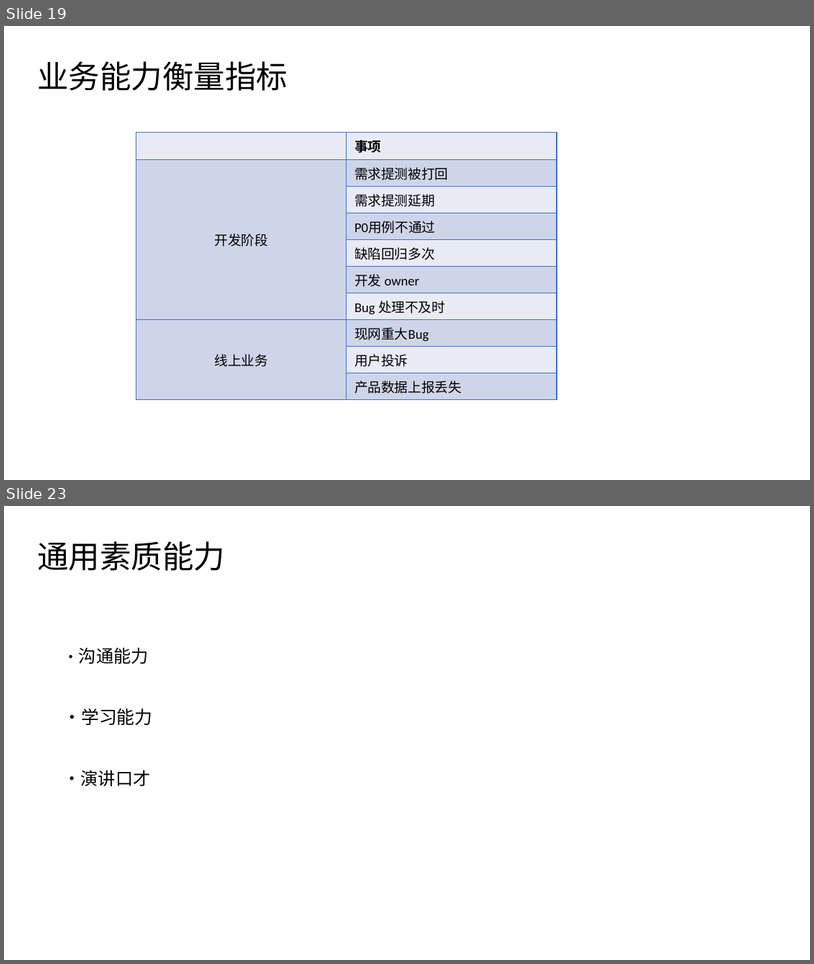
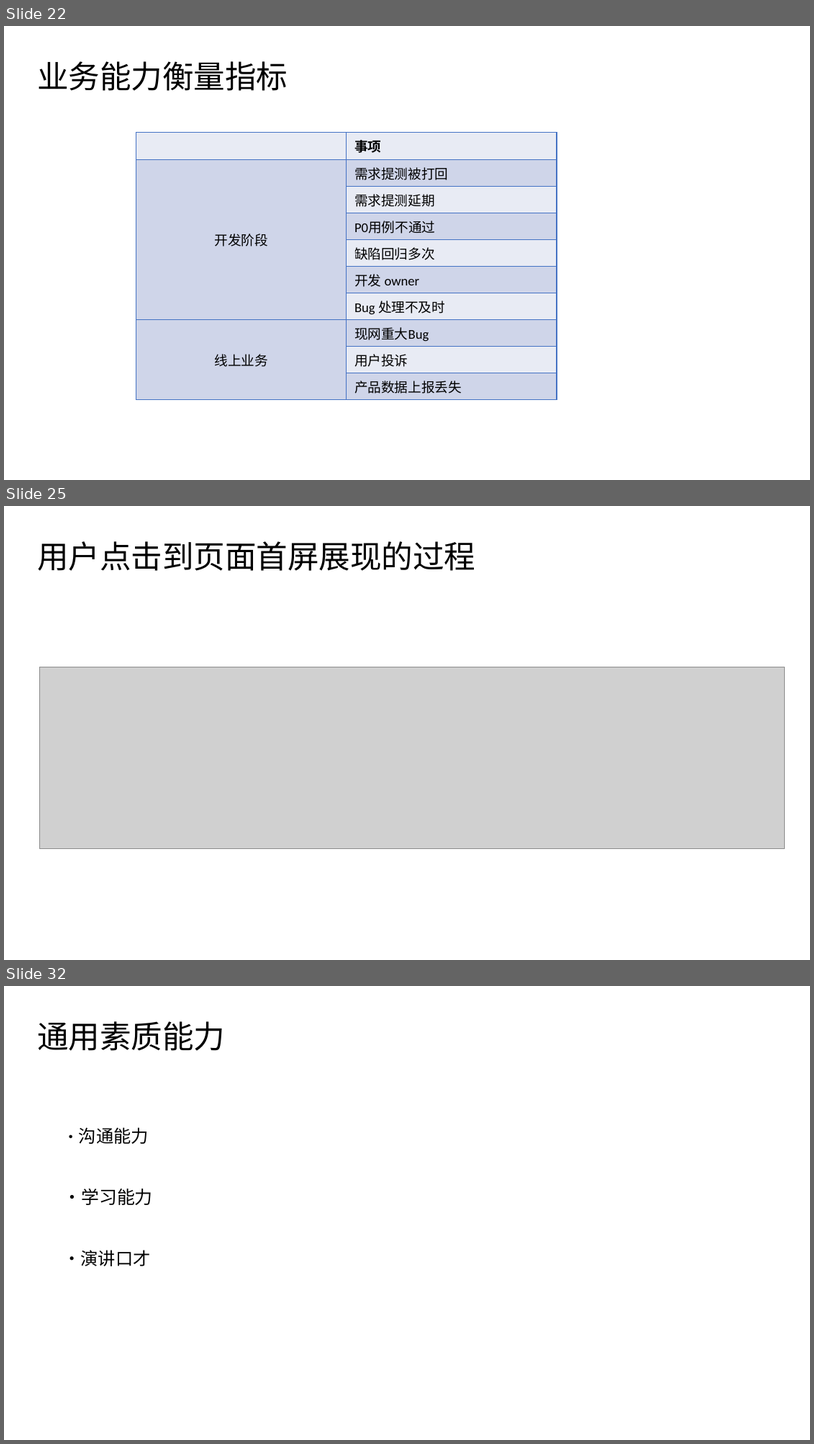
Before and after one commit to cpselvis/sharing, a slide deck: ppt/腾讯课堂Next公开课2019-3-7/《学习前端如何打造核心竞争力》 .pptx. Shown one above the other, each under a label of ours: slides 19 and 23 before the commit, slides 22, 25 and 32 after it; the slides between them are not shown. The pictures are 814x964 and 814x1444 pixels, drawn with LibreOffice and Linux fonts; fonts in the diff are those of the drawing; grey boxes stand for pictures; background and template pictures are left out. Boxes give left, top, right and bottom in pixels: in the first picture for what was removed or moved away, otherwise in the second. Text is boxed around its words. In the diff, an @@ line names an element or a change of style, - is before the commit and + after.

```diff
--- a/ppt/腾讯课堂Next公开课2019-3-7/《学习前端如何打造核心竞争力》 .pptx
+++ b/ppt/腾讯课堂Next公开课2019-3-7/《学习前端如何打造核心竞争力》 .pptx
@@ slide 25 added at bbox=[4, 506, 810, 960], background #FFFFFF @@
@@ text added at bbox=[37, 541, 476, 571], 28 pt, text #000000 @@
+用户点击到页面首屏展现的过程
@@ picture added at bbox=[39, 667, 785, 849] @@
@@ what was slide 19 is now slide 22 @@
@@ what was slide 23 is now slide 32 @@
```
Also in this commit, not shown: 2 slides changed, 9 other slides added, 1 slide removed, 1 other file.
